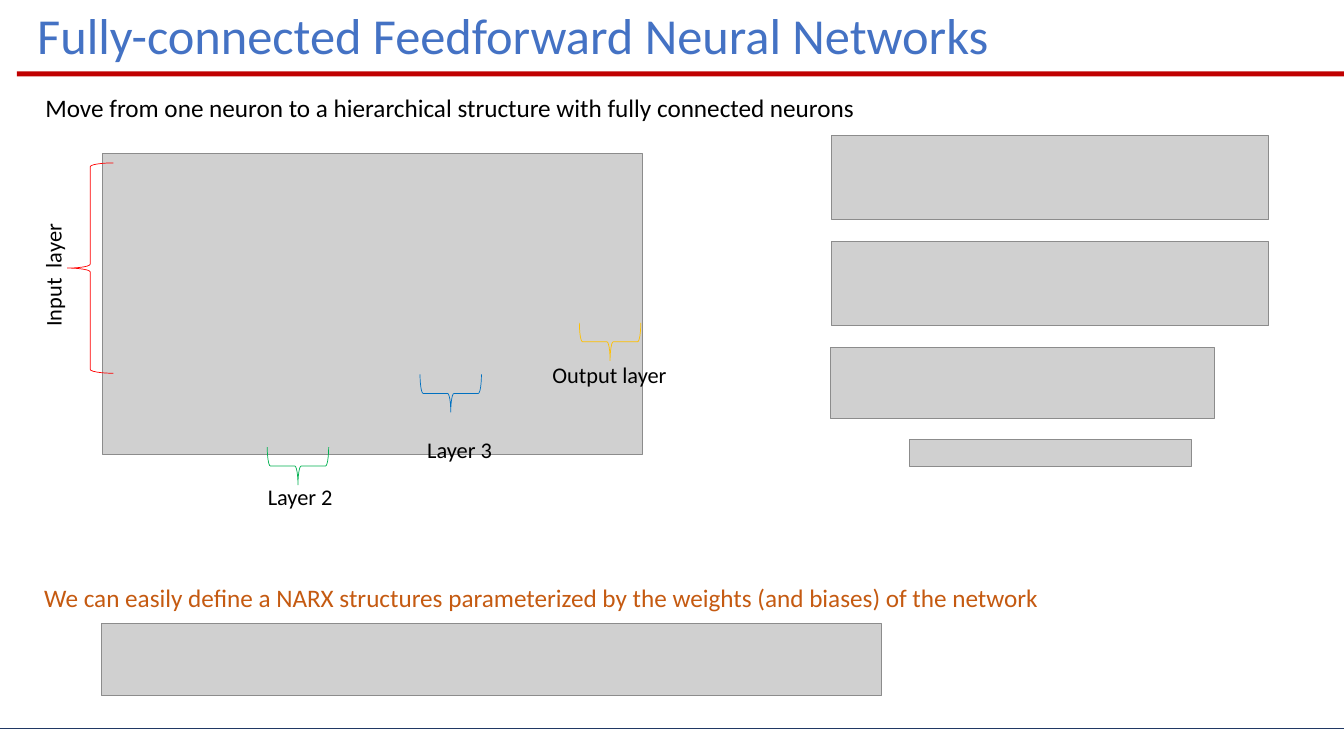
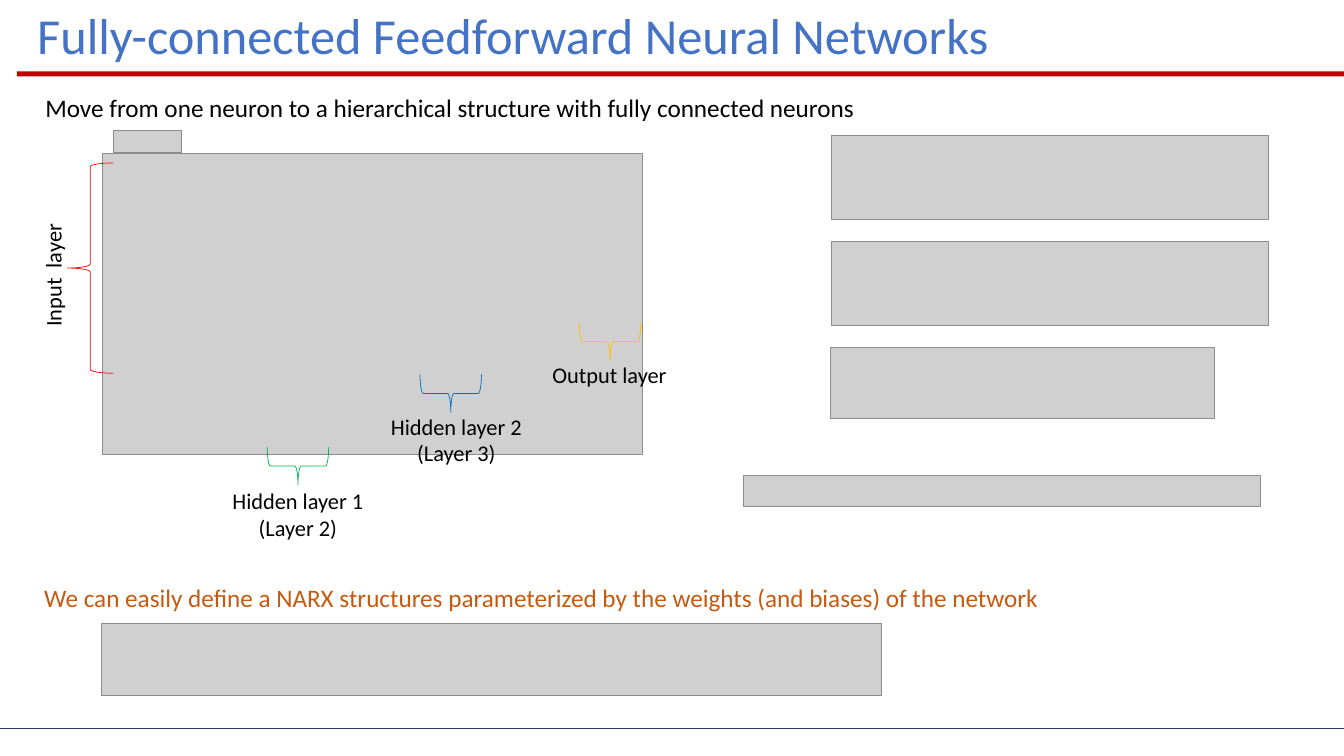
Before and after one commit to PatrykBBB/dl-sysid-eeci2025, a slide deck: slide 5 of lessons/02_deep_learning/deep_learning.pptx. Drawn at 1344x756 pixels with LibreOffice and Linux fonts; fonts in the diff are those of the drawing; grey boxes stand for pictures. Boxes give left, top, right and bottom in pixels: in the first picture for what was removed or moved away, otherwise in the second. Text is boxed around its words. In the diff, an @@ line names an element or a change of style, - is before the commit and + after.

```diff
--- a/lessons/02_deep_learning/deep_learning.pptx
+++ b/lessons/02_deep_learning/deep_learning.pptx
@@ picture added at (113,130,181,153) @@
@@ text at (391,419,521,468): text changed @@
-Layer 3
+Hidden layer 2
+(Layer 3)
@@ picture removed at (909,440,1192,466) @@
@@ picture added at (744,475,1260,507) @@
@@ text at (232,493,363,540): text changed @@
-Layer 2
+Hidden layer 1
+(Layer 2)
```
Also in this commit, not shown: 4 other slides changed, 2 other files.
